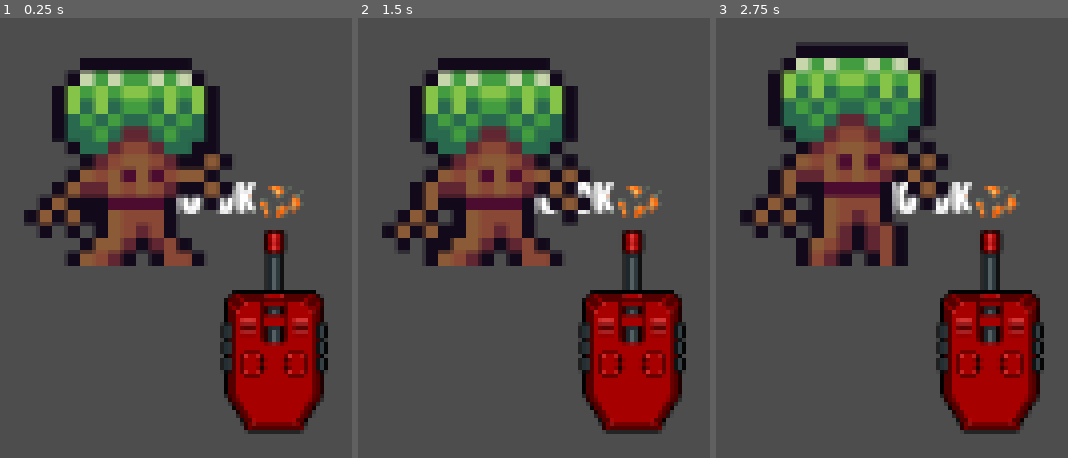
Above: before the commit, frames 1-3 (left to right).
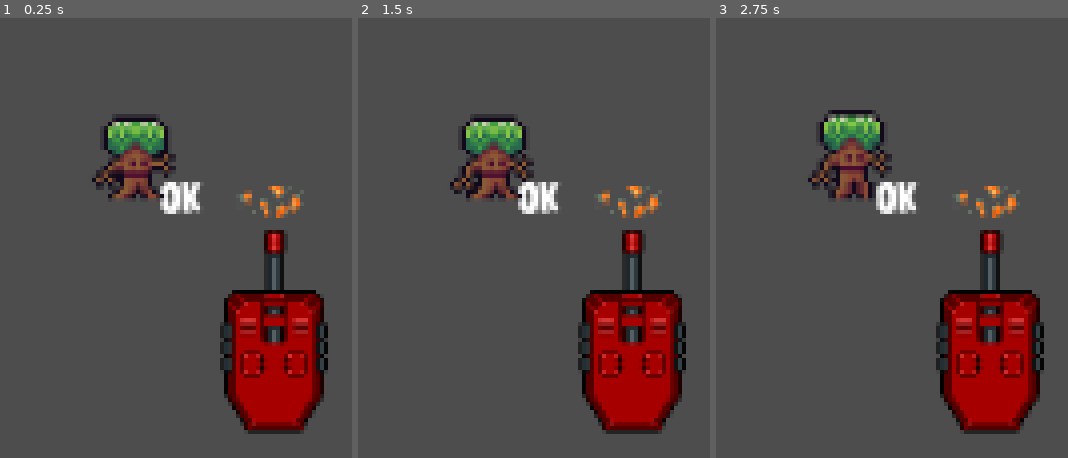
Above: after the commit, the same moments.

Repository: lewis785/ludum-dare-53
Game: Godot game, scene res://scenes/main.tscn
The game is run twice, just before and just after one commit, with the same random seed, the same clock (stepped at 60 frames per second) and the same inputs.
Inputs:
- Up to frame 1 (0.25 s): no input
- Up to frame 2 (1.5 s): no input
- Up to frame 3 (2.75 s): tap Enter at 2 s

The runs differ from the first frame. In frame 1, 20% of the frame differs, in the area x 6-73%, y 9-57%; in frame 2, 20%; in frame 3, 21%, in the area x 6-73%, y 5-57%.

Commit message:
add random spawn scene for enemy mobs

Diff:
--- a/scenes/enemy/enemy.gd
+++ b/scenes/enemy/enemy.gd
@@ -1,4 +1,7 @@
 extends RigidBody2D
+
+@export var health : int
+@export var damage : int
 
 # Called when the node enters the scene tree for the first time.
 func _ready():
--- a/scenes/enemy/enemy.tscn
+++ b/scenes/enemy/enemy.tscn
@@ -106,8 +106,8 @@
 }]
 
 [sub_resource type="CapsuleShape2D" id="CapsuleShape2D_krpay"]
-radius = 30.0
-height = 90.0
+radius = 13.0
+height = 34.0
 
 [node name="enemy" type="RigidBody2D"]
 position = Vector2(64, 70)
@@ -117,10 +117,10 @@
 
 [node name="AnimatedSprite2D" type="AnimatedSprite2D" parent="."]
 texture_filter = 1
-scale = Vector2(5, 5)
+scale = Vector2(2, 2)
 sprite_frames = SubResource("SpriteFrames_jw21e")
 animation = &"walk"
-frame_progress = 0.0262509
+frame_progress = 0.179912
 
 [node name="CollisionShape2D" type="CollisionShape2D" parent="."]
 light_mask = 0
--- /dev/null
+++ b/scenes/enemy/spawn.gd
@@ -0,0 +1,50 @@
+extends Node2D
+
+@export var enemy_scene: PackedScene
+var score
+
+# Called when the node enters the scene tree for the first time.
+func _ready() -> void:
+	new_game()
+
+
+# Called every frame. 'delta' is the elapsed time since the previous frame.
+func _process(delta: float) -> void:
+	pass
+
+func new_game():
+	score = 0
+	$start_timer.start()
+
+func _on_enemy_timer_timeout() -> void:
+	var enemy = enemy_scene.instantiate()
+
+	# Choose a random location on Path2D.
+	var enemy_spawn_location = get_node("enemy_path/enemy_spawn_location")
+	enemy_spawn_location.progress_ratio = randf()
+
+	# Set the enemy's direction perpendicular to the path direction.
+	var direction = enemy_spawn_location.rotation + PI / 2
+
+	# Set the enemy's position to a random location.
+	enemy.position = enemy_spawn_location.position
+
+	# Add some randomness to the direction.
+	direction += randf_range(-PI / 4, PI / 4)
+	enemy.rotation = direction
+
+	# Choose the velocity for the enemy.
+	var velocity = Vector2(randf_range(150.0, 250.0), 0.0)
+	enemy.linear_velocity = velocity.rotated(direction)
+
+	# Spawn the enemy by adding it to the Main scene.
+	add_child(enemy)
+
+
+func _on_score_timer_timeout() -> void:
+	score += 1
+
+
+func _on_start_timer_timeout() -> void:
+	$enemy_timer.start()
+	$score_timer.start()
--- /dev/null
+++ b/scenes/enemy/spawn.tscn
@@ -0,0 +1,32 @@
+[gd_scene load_steps=4 format=3 uid="uid://c5aqawlwxtlhk"]
+
+[ext_resource type="Script" path="res://scenes/enemy/spawn.gd" id="1_gnsf0"]
+[ext_resource type="PackedScene" uid="uid://bn1ar05oul7hp" path="res://scenes/enemy/enemy.tscn" id="2_c6en4"]
+
+[sub_resource type="Curve2D" id="Curve2D_uj2fl"]
+_data = {
+"points": PackedVector2Array(0, 0, 0, 0, 0, 0, 0, 0, 0, 0, 1152, 0, 0, 0, 0, 0, 1152, 648, 0, 0, 0, 0, 0, 648, 0, 0, 0, 0, 0, 0)
+}
+point_count = 5
+
+[node name="spawn" type="Node2D"]
+script = ExtResource("1_gnsf0")
+enemy_scene = ExtResource("2_c6en4")
+
+[node name="enemy_timer" type="Timer" parent="."]
+wait_time = 0.5
+
+[node name="score_timer" type="Timer" parent="."]
+
+[node name="start_timer" type="Timer" parent="."]
+wait_time = 2.0
+one_shot = true
+
+[node name="enemy_path" type="Path2D" parent="."]
+curve = SubResource("Curve2D_uj2fl")
+
+[node name="enemy_spawn_location" type="PathFollow2D" parent="enemy_path"]
+
+[connection signal="timeout" from="enemy_timer" to="." method="_on_enemy_timer_timeout"]
+[connection signal="timeout" from="score_timer" to="." method="_on_score_timer_timeout"]
+[connection signal="timeout" from="start_timer" to="." method="_on_start_timer_timeout"]
